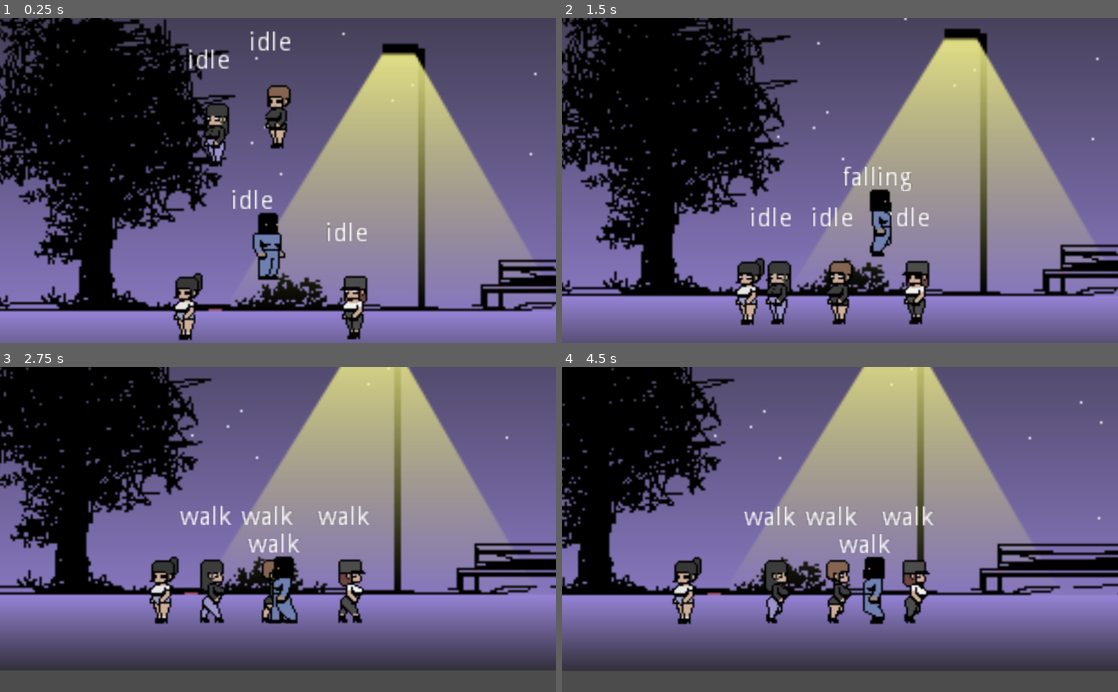
Above: before the commit, frames 1-4 (two rows, left to right).
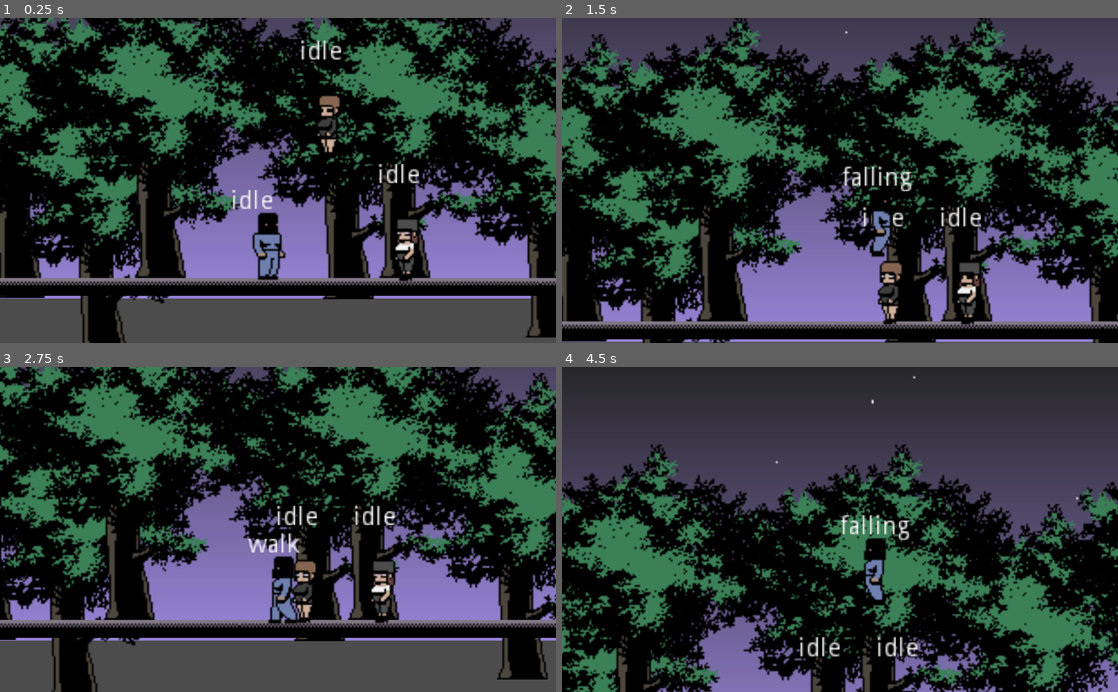
Above: after the commit, the same moments.

Repository: DanteAmano/manyak-game
Game: Godot game, scene res://scenes/train.tscn
The game is run twice, just before and just after one commit, with the same random seed, the same clock (stepped at 60 frames per second) and the same inputs.
Inputs:
- Up to frame 1 (0.25 s): no input
- Up to frame 2 (1.5 s): tap Enter at 0.5 s; hold D (ui_right) from 0.53 s (still down); tap E (thing_pull_out) at 0.6, 1.35 s; tap W (ui_up) at 0.77 s
- Up to frame 3 (2.75 s): tap W (ui_up) at 1.52 s; release D (ui_right) at 2.03 s; hold A (ui_left) from 2.03 s (still down); tap E (thing_pull_out) at 2.1 s
- Up to frame 4 (4.5 s): release A (ui_left) at 2.78 s; hold D (ui_right) 2.78-4.28 s; tap E (thing_pull_out) at 2.85, 3.6, 4.35 s; tap W (ui_up) at 3.02, 3.77 s; hold A (ui_left) from 4.28 s (still down)

The runs differ from the first frame. In frame 1, 83% of the frame differs, in the area x 0-100%, y 0-100%; in frame 2, 76%; in frame 3, 73%; in frame 4, 94%.

Commit message:
parallacks moments

Diff:
--- /dev/null
+++ b/sources/Node2D.tscn
@@ -0,0 +1,232 @@
+[gd_scene load_steps=13 format=2]
+
+[ext_resource path="res://assets/decor/roommbac0001.png" type="Texture" id=1]
+[ext_resource path="res://assets/decor/roommtreeee-006.png" type="Texture" id=2]
+[ext_resource path="res://assets/decor/roommgra0001.png" type="Texture" id=3]
+[ext_resource path="res://assets/decor/mapp0002.png" type="Texture" id=4]
+[ext_resource path="res://assets/decor/roommgra-006.png" type="Texture" id=5]
+[ext_resource path="res://assets/decor/gfloor.png" type="Texture" id=6]
+[ext_resource path="res://assets/decor/gtv.png" type="Texture" id=7]
+[ext_resource path="res://assets/decor/roomm0001.png" type="Texture" id=8]
+[ext_resource path="res://scenes/Victim2.tscn" type="PackedScene" id=9]
+[ext_resource path="res://scenes/Victim.tscn" type="PackedScene" id=10]
+[ext_resource path="res://scenes/Victim3.tscn" type="PackedScene" id=11]
+
+[sub_resource type="RectangleShape2D" id=1]
+extents = Vector2( 11.5, 1.25 )
+
+[node name="Node2D" type="Node2D"]
+position = Vector2( 6, -9 )
+
+[node name="ParallaxBackground" type="ParallaxBackground" parent="."]
+
+[node name="ParallaxLayer" type="ParallaxLayer" parent="ParallaxBackground"]
+motion_scale = Vector2( 1.1, 1 )
+motion_mirroring = Vector2( 500, 0 )
+
+[node name="Roommbac0001" type="Sprite" parent="ParallaxBackground/ParallaxLayer"]
+position = Vector2( -30, 53 )
+texture = ExtResource( 1 )
+
+[node name="ParallaxLayer2" type="ParallaxLayer" parent="ParallaxBackground"]
+position = Vector2( -69, -14 )
+motion_scale = Vector2( 1.2, 1 )
+motion_mirroring = Vector2( 300, 0 )
+
+[node name="StaticBody2D" type="StaticBody2D" parent="ParallaxBackground/ParallaxLayer2"]
+
+[node name="CollisionShape2D" type="CollisionShape2D" parent="ParallaxBackground/ParallaxLayer2/StaticBody2D"]
+position = Vector2( 203.5, 155.75 )
+shape = SubResource( 1 )
+one_way_collision = true
+
+[node name="Roommtreeee-007" type="Sprite" parent="ParallaxBackground/ParallaxLayer2"]
+position = Vector2( 82, 161 )
+texture = ExtResource( 2 )
+
+[node name="Roommtreeee-006" type="Sprite" parent="ParallaxBackground/ParallaxLayer2/Roommtreeee-007"]
+position = Vector2( 215, -57 )
+texture = ExtResource( 2 )
+
+[node name="Roommtreeee-006" type="Sprite" parent="ParallaxBackground/ParallaxLayer2"]
+position = Vector2( 185, 111 )
+texture = ExtResource( 2 )
+
+[node name="Roommgra-006" type="Sprite" parent="ParallaxBackground/ParallaxLayer2"]
+position = Vector2( 156, 179 )
+texture = ExtResource( 5 )
+
+[node name="Roommgra-007" type="Sprite" parent="ParallaxBackground/ParallaxLayer2"]
+position = Vector2( 109, 178 )
+texture = ExtResource( 5 )
+
+[node name="Roommgra-008" type="Sprite" parent="ParallaxBackground/ParallaxLayer2"]
+position = Vector2( 214, 181 )
+texture = ExtResource( 5 )
+
+[node name="Roommgra-009" type="Sprite" parent="ParallaxBackground/ParallaxLayer2"]
+position = Vector2( 166, 186 )
+texture = ExtResource( 5 )
+
+[node name="Roommgra-010" type="Sprite" parent="ParallaxBackground/ParallaxLayer2"]
+position = Vector2( 236, 177 )
+texture = ExtResource( 5 )
+
+[node name="Mapp0002" type="Sprite" parent="ParallaxBackground/ParallaxLayer2"]
+position = Vector2( 132, 118 )
+texture = ExtResource( 4 )
+
+[node name="Roommgra-011" type="Sprite" parent="ParallaxBackground/ParallaxLayer2"]
+position = Vector2( 265, 176 )
+texture = ExtResource( 5 )
+
+[node name="Roommgra-012" type="Sprite" parent="ParallaxBackground/ParallaxLayer2"]
+position = Vector2( 303, 185 )
+texture = ExtResource( 5 )
+
+[node name="Roommgra-013" type="Sprite" parent="ParallaxBackground/ParallaxLayer2"]
+position = Vector2( 327, 184 )
+texture = ExtResource( 5 )
+
+[node name="Roommgra0001" type="Sprite" parent="ParallaxBackground/ParallaxLayer2"]
+position = Vector2( 247, 184 )
+texture = ExtResource( 3 )
+
+[node name="Roommgra0002" type="Sprite" parent="ParallaxBackground/ParallaxLayer2"]
+position = Vector2( 237, 180 )
+texture = ExtResource( 3 )
+
+[node name="Roommgra0003" type="Sprite" parent="ParallaxBackground/ParallaxLayer2"]
+position = Vector2( 203, 182 )
+texture = ExtResource( 3 )
+
+[node name="Roommgra0004" type="Sprite" parent="ParallaxBackground/ParallaxLayer2"]
+position = Vector2( 130, 179 )
+texture = ExtResource( 3 )
+
+[node name="ParallaxLayer3" type="ParallaxLayer" parent="ParallaxBackground"]
+position = Vector2( -34, 0 )
+motion_scale = Vector2( 1.3, 1 )
+motion_mirroring = Vector2( 300, 0 )
+
+[node name="Roommtreeee-006" type="Sprite" parent="ParallaxBackground/ParallaxLayer3"]
+position = Vector2( 50, 106 )
+texture = ExtResource( 2 )
+
+[node name="Roommtreeee-007" type="Sprite" parent="ParallaxBackground/ParallaxLayer3"]
+position = Vector2( 220, 105 )
+texture = ExtResource( 2 )
+
+[node name="Roommgra-006" type="Sprite" parent="ParallaxBackground/ParallaxLayer3"]
+position = Vector2( 69, 183 )
+texture = ExtResource( 5 )
+
+[node name="Roommgra0001" type="Sprite" parent="ParallaxBackground/ParallaxLayer3"]
+position = Vector2( 133, 182 )
+texture = ExtResource( 3 )
+
+[node name="Roommgra0002" type="Sprite" parent="ParallaxBackground/ParallaxLayer3"]
+position = Vector2( 155, 181 )
+texture = ExtResource( 3 )
+
+[node name="Roommgra0003" type="Sprite" parent="ParallaxBackground/ParallaxLayer3"]
+position = Vector2( 28, 183 )
+texture = ExtResource( 3 )
+
+[node name="Roommgra0004" type="Sprite" parent="ParallaxBackground/ParallaxLayer3"]
+position = Vector2( 235, 181 )
+texture = ExtResource( 3 )
+
+[node name="Roommgra0005" type="Sprite" parent="ParallaxBackground/ParallaxLayer3"]
+position = Vector2( 196, 179 )
+texture = ExtResource( 3 )
+
+[node name="Mapp0002" type="Sprite" parent="ParallaxBackground/ParallaxLayer3"]
+position = Vector2( 13, 113 )
+texture = ExtResource( 4 )
+
+[node name="Mapp0003" type="Sprite" parent="ParallaxBackground/ParallaxLayer3"]
+position = Vector2( 191, 107 )
+texture = ExtResource( 4 )
+
+[node name="Roommgra0006" type="Sprite" parent="ParallaxBackground/ParallaxLayer3"]
+position = Vector2( 113, 176 )
+texture = ExtResource( 3 )
+
+[node name="Roommgra0007" type="Sprite" parent="ParallaxBackground/ParallaxLayer3"]
+position = Vector2( 267, 183 )
+texture = ExtResource( 3 )
+
+[node name="Mapp0004" type="Sprite" parent="ParallaxBackground/ParallaxLayer3"]
+position = Vector2( 268, 110 )
+texture = ExtResource( 4 )
+
+[node name="Mapp0005" type="Sprite" parent="ParallaxBackground/ParallaxLayer3"]
+position = Vector2( 278, 114 )
+texture = ExtResource( 4 )
+
+[node name="Mapp0006" type="Sprite" parent="ParallaxBackground/ParallaxLayer3"]
+position = Vector2( 227, 115 )
+texture = ExtResource( 4 )
+
+[node name="Roommgra0008" type="Sprite" parent="ParallaxBackground/ParallaxLayer3"]
+position = Vector2( 179, 176 )
+texture = ExtResource( 3 )
+
+[node name="Roommgra0009" type="Sprite" parent="ParallaxBackground/ParallaxLayer3"]
+position = Vector2( 225, 174 )
+texture = ExtResource( 3 )
+
+[node name="Roommgra0010" type="Sprite" parent="ParallaxBackground/ParallaxLayer3"]
+position = Vector2( 300, 184 )
+texture = ExtResource( 3 )
+
+[node name="Roommgra0011" type="Sprite" parent="ParallaxBackground/ParallaxLayer3"]
+position = Vector2( 320, 175 )
+texture = ExtResource( 3 )
+
+[node name="Roommgra0012" type="Sprite" parent="ParallaxBackground/ParallaxLayer3"]
+position = Vector2( 282, 169 )
+texture = ExtResource( 3 )
+
+[node name="Roommgra0013" type="Sprite" parent="ParallaxBackground/ParallaxLayer3"]
+position = Vector2( 260, 172 )
+texture = ExtResource( 3 )
+
+[node name="Roommgra0014" type="Sprite" parent="ParallaxBackground/ParallaxLayer3"]
+position = Vector2( 163, 164 )
+texture = ExtResource( 3 )
+
+[node name="ParallaxLayer4" type="ParallaxLayer" parent="ParallaxBackground"]
+motion_scale = Vector2( 1.4, 1 )
+
+[node name="Gfloor" type="Sprite" parent="ParallaxBackground/ParallaxLayer4"]
+position = Vector2( 90, 194 )
+texture = ExtResource( 6 )
+
+[node name="Gfloor2" type="Sprite" parent="ParallaxBackground/ParallaxLayer4"]
+position = Vector2( 243, 194 )
+texture = ExtResource( 6 )
+
+[node name="Gtv" type="Sprite" parent="ParallaxBackground/ParallaxLayer4"]
+position = Vector2( 101, 176 )
+texture = ExtResource( 7 )
+
+[node name="Roomm0001" type="Sprite" parent="ParallaxBackground/ParallaxLayer4"]
+position = Vector2( 380, 162 )
+texture = ExtResource( 8 )
+
+[node name="Victim3" parent="ParallaxBackground/ParallaxLayer4" instance=ExtResource( 11 )]
+position = Vector2( 359, 119 )
+duration_walking = 0
+duration_idle = 0
+
+[node name="Victim" parent="ParallaxBackground/ParallaxLayer4" instance=ExtResource( 10 )]
+position = Vector2( 212.333, 163.333 )
+duration_walking = 0
+duration_idle = 0
+
+[node name="Victim2" parent="ParallaxBackground/ParallaxLayer4" instance=ExtResource( 9 )]
+position = Vector2( 170, 31 )
+duration_walking = 0
+duration_idle = 0
--- /dev/null
+++ b/sources/ParallaxBackground.tscn
@@ -0,0 +1,59 @@
+[gd_scene load_steps=4 format=2]
+
+[ext_resource path="res://assets/decor/roommtreeee-006.png" type="Texture" id=1]
+[ext_resource path="res://assets/decor/gfloor.png" type="Texture" id=2]
+[ext_resource path="res://assets/decor/roommbac0001.png" type="Texture" id=3]
+
+[node name="ParallaxBackground" type="ParallaxBackground"]
+
+[node name="ParallaxLayer" type="ParallaxLayer" parent="."]
+motion_scale = Vector2( 1.1, 1 )
+motion_mirroring = Vector2( 200, 0 )
+
+[node name="Roommbac0001" type="Sprite" parent="ParallaxLayer"]
+position = Vector2( 207, 33 )
+texture = ExtResource( 3 )
+
+[node name="ParallaxLayer3" type="ParallaxLayer" parent="."]
+motion_scale = Vector2( 1.2, 1 )
+
+[node name="Roommtreeee-006" type="Sprite" parent="ParallaxLayer3"]
+position = Vector2( 35, 72 )
+texture = ExtResource( 1 )
+
+[node name="Roommtreeee-007" type="Sprite" parent="ParallaxLayer3"]
+position = Vector2( 216.886, 72.6926 )
+texture = ExtResource( 1 )
+
+[node name="Roommtreeee-008" type="Sprite" parent="ParallaxLayer3"]
+position = Vector2( 328.904, 94.1428 )
+texture = ExtResource( 1 )
+
+[node name="Roommtreeee-009" type="Sprite" parent="ParallaxLayer3"]
+position = Vector2( 81.0343, 106.06 )
+texture = ExtResource( 1 )
+
+[node name="Roommtreeee-010" type="Sprite" parent="ParallaxLayer3"]
+position = Vector2( -50.0506, 95.3345 )
+texture = ExtResource( 1 )
+
+[node name="ParallaxLayer2" type="ParallaxLayer" parent="."]
+position = Vector2( 1, 30 )
+motion_scale = Vector2( 1.3, 1 )
+motion_mirroring = Vector2( 300, 0 )
+
+[node name="Gfloor" type="Sprite" parent="ParallaxLayer2"]
+position = Vector2( -45, 121 )
+texture = ExtResource( 2 )
+
+[node name="Gfloor2" type="Sprite" parent="ParallaxLayer2"]
+position = Vector2( 104, 121 )
+texture = ExtResource( 2 )
+
+[node name="Roommtreeee-006" type="Sprite" parent="ParallaxLayer2"]
+position = Vector2( -39, 31 )
+texture = ExtResource( 1 )
+
+[node name="Roommtreeee-007" type="Sprite" parent="ParallaxLayer2"]
+position = Vector2( 126, 31 )
+texture = ExtResource( 1 )
--- a/sources/scenes/poligon.tscn
+++ b/sources/scenes/poligon.tscn
@@ -1,12 +1,25 @@
-[gd_scene load_steps=19 format=2]
+[gd_scene load_steps=26 format=2]
 
+[ext_resource path="res://assets/decor/roomm0001.png" type="Texture" id=1]
 [ext_resource path="res://assets/decor/gtv.png" type="Texture" id=2]
 [ext_resource path="res://assets/decor/backgroundgirl0001.png" type="Texture" id=3]
 [ext_resource path="res://assets/decor/backgroundgirl0005.png" type="Texture" id=4]
-[ext_resource path="res://assets/decor/backgroundgirl0003.png" type="Texture" id=5]
+[ext_resource path="res://assets/backgroundgirl0003.png" type="Texture" id=5]
 [ext_resource path="res://assets/decor/backgroundgirl0002.png" type="Texture" id=6]
 [ext_resource path="res://assets/decor/backgroundgirl0004.png" type="Texture" id=7]
-[ext_resource path="res://assets/decor/sky0001.png" type="Texture" id=9]
+[ext_resource path="res://assets/decor/roommtreeee-006.png" type="Texture" id=8]
+[ext_resource path="res://assets/decor/roommbac0001.png" type="Texture" id=9]
+[ext_resource path="res://assets/decor/gfloor.png" type="Texture" id=13]
+[ext_resource path="res://assets/decor/mapp0002.png" type="Texture" id=14]
+
+[sub_resource type="RectangleShape2D" id=19]
+extents = Vector2( 102, 0.75 )
+
+[sub_resource type="RectangleShape2D" id=20]
+extents = Vector2( 0.5, 31 )
+
+[sub_resource type="RectangleShape2D" id=21]
+extents = Vector2( 13, 1 )
 
 [sub_resource type="SpriteFrames" id=1]
 animations = [ {
@@ -49,11 +62,39 @@
 extents = Vector2( 14, 14.25 )
 
 [node name="Poligon" type="Node2D"]
+position = Vector2( 19, -3 )
 
-[node name="Sky0002" type="Sprite" parent="."]
-position = Vector2( -38.0346, -143.589 )
-scale = Vector2( 1.23269, 1.23269 )
+[node name="Roommbac0002" type="Sprite" parent="."]
+position = Vector2( 33, -138 )
 texture = ExtResource( 9 )
+
+[node name="StaticBody2D4" type="StaticBody2D" parent="."]
+collision_layer = 3
+
+[node name="CollisionShape2D" type="CollisionShape2D" parent="StaticBody2D4"]
+position = Vector2( 154, -77 )
+shape = SubResource( 19 )
+
+[node name="CollisionShape2D2" type="CollisionShape2D" parent="StaticBody2D4"]
+position = Vector2( 255.5, -46 )
+shape = SubResource( 20 )
+
+[node name="CollisionShape2D3" type="CollisionShape2D" parent="StaticBody2D4"]
+position = Vector2( 18, -60 )
+shape = SubResource( 21 )
+one_way_collision = true
+
+[node name="Gfloor" type="Sprite" parent="StaticBody2D4"]
+position = Vector2( -26, -13 )
+texture = ExtResource( 13 )
+
+[node name="Gfloor2" type="Sprite" parent="StaticBody2D4"]
+position = Vector2( -182, -13 )
+texture = ExtResource( 13 )
+
+[node name="Roomm0001" type="Sprite" parent="StaticBody2D4"]
+position = Vector2( 154, -45 )
+texture = ExtResource( 1 )
 
 [node name="StaticBody2D2" type="StaticBody2D" parent="."]
 position = Vector2( -146, 0 )
@@ -63,7 +104,7 @@
 [node name="AnimatedSprite" type="AnimatedSprite" parent="StaticBody2D2"]
 position = Vector2( 56, -31 )
 frames = SubResource( 1 )
-frame = 2
+frame = 7
 playing = true
 
 [node name="CollisionShape2D" type="CollisionShape2D" parent="StaticBody2D2"]
@@ -110,8 +151,9 @@
 shape = SubResource( 9 )
 
 [node name="StaticBody2D3" type="StaticBody2D" parent="."]
-position = Vector2( 39, 14 )
-collision_layer = 3
+position = Vector2( 42, 10 )
+collision_layer = 0
+collision_mask = 0
 
 [node name="Gtv" type="Sprite" parent="StaticBody2D3"]
 position = Vector2( 151, -44 )
@@ -120,3 +162,24 @@
 [node name="CollisionShape2D" type="CollisionShape2D" parent="StaticBody2D3"]
 position = Vector2( 151, -43.75 )
 shape = SubResource( 18 )
+
+[node name="Roommbac0001" type="Sprite" parent="."]
+position = Vector2( -31, 14 )
+scale = Vector2( 1.67676, -0.219304 )
+texture = ExtResource( 9 )
+
+[node name="Roommtreeee-006" type="Sprite" parent="."]
+position = Vector2( 2, -102 )
+texture = ExtResource( 8 )
+
+[node name="Mapp0002" type="Sprite" parent="."]
+position = Vector2( -23, -91 )
+texture = ExtResource( 14 )
+
+[node name="Mapp0003" type="Sprite" parent="."]
+position = Vector2( -118, -91 )
+texture = ExtResource( 14 )
+
+[node name="Roommtreeee-007" type="Sprite" parent="."]
+position = Vector2( -162, -102 )
+texture = ExtResource( 8 )
--- a/sources/scenes/train.tscn
+++ b/sources/scenes/train.tscn
@@ -1,25 +1,35 @@
-[gd_scene load_steps=6 format=2]
+[gd_scene load_steps=7 format=2]
 
 [ext_resource path="res://scenes/poligon.tscn" type="PackedScene" id=1]
 [ext_resource path="res://scenes/Player.tscn" type="PackedScene" id=2]
 [ext_resource path="res://scenes/Victim2.tscn" type="PackedScene" id=3]
 [ext_resource path="res://scenes/Victim3.tscn" type="PackedScene" id=4]
+[ext_resource path="res://ParallaxBackground.tscn" type="PackedScene" id=5]
 [ext_resource path="res://scenes/Victim.tscn" type="PackedScene" id=7]
 
 [node name="Node2D" type="Node2D"]
 position = Vector2( -4, 1 )
 
 [node name="Poligon" parent="." instance=ExtResource( 1 )]
-position = Vector2( 212.333, 200.333 )
+visible = false
+position = Vector2( 183, 163 )
+
+[node name="ParallaxBackground" parent="." instance=ExtResource( 5 )]
 
 [node name="Player" parent="." instance=ExtResource( 2 )]
-position = Vector2( 166, 115 )
+position = Vector2( 138, 110 )
+
+[node name="Victim3" parent="." instance=ExtResource( 4 )]
+position = Vector2( 362, 125 )
+duration_walking = 0
+duration_idle = 10
 
 [node name="Victim" parent="." instance=ExtResource( 7 )]
-position = Vector2( 215.333, 169.333 )
+position = Vector2( 216, 118 )
+duration_walking = 0
+duration_idle = 10
 
 [node name="Victim2" parent="." instance=ExtResource( 3 )]
 position = Vector2( 173, 37 )
-
-[node name="Victim3" parent="." instance=ExtResource( 4 )]
-position = Vector2( 139, 47 )
+duration_walking = 0
+duration_idle = 10
Binary file changed: sources/assets/actors/girl5/girl5 idle0001.png
Binary file changed: sources/assets/actors/girl5/girl5 idle0002.png
Binary file changed: sources/assets/actors/girl5/girl5 idle0003.png
Renamed: sources/assets/decor/backgroundgirl0003.png -> sources/assets/backgroundgirl0003.png
Not shown, added: sources/assets/backgroundgirl0003.png.import
Binary file added: sources/assets/decor/head boo11XXerXX0001.png
Not shown, added: sources/assets/decor/head boo11XXerXX0001.png.import
Binary file added: sources/assets/decor/mapp0002.png
Not shown, added: sources/assets/decor/mapp0002.png.import
Binary file added: sources/assets/decor/room0001.png
Not shown, added: sources/assets/decor/room0001.png.import
Binary file added: sources/assets/decor/roomm0001.png
(and 13 more such lines)
